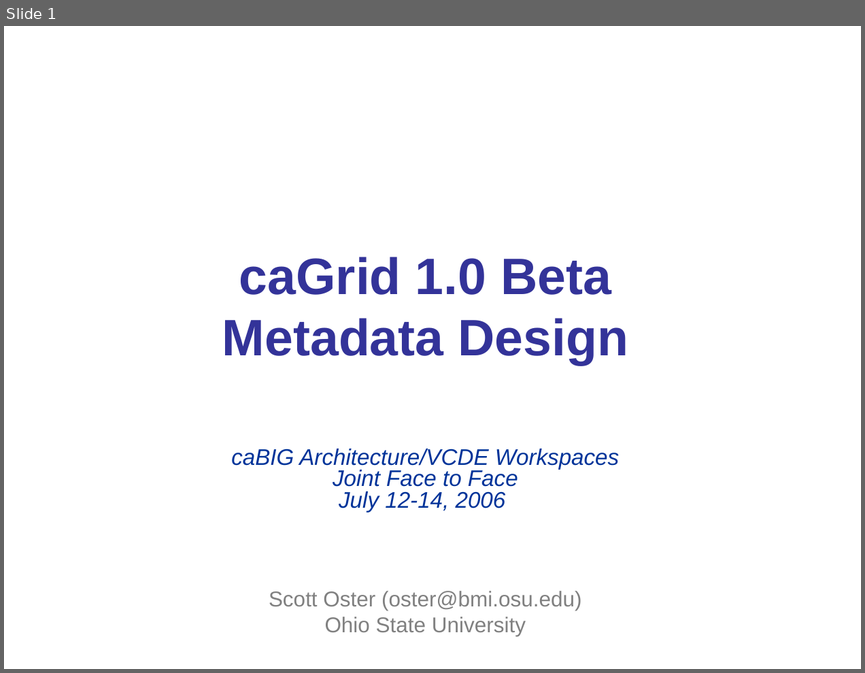
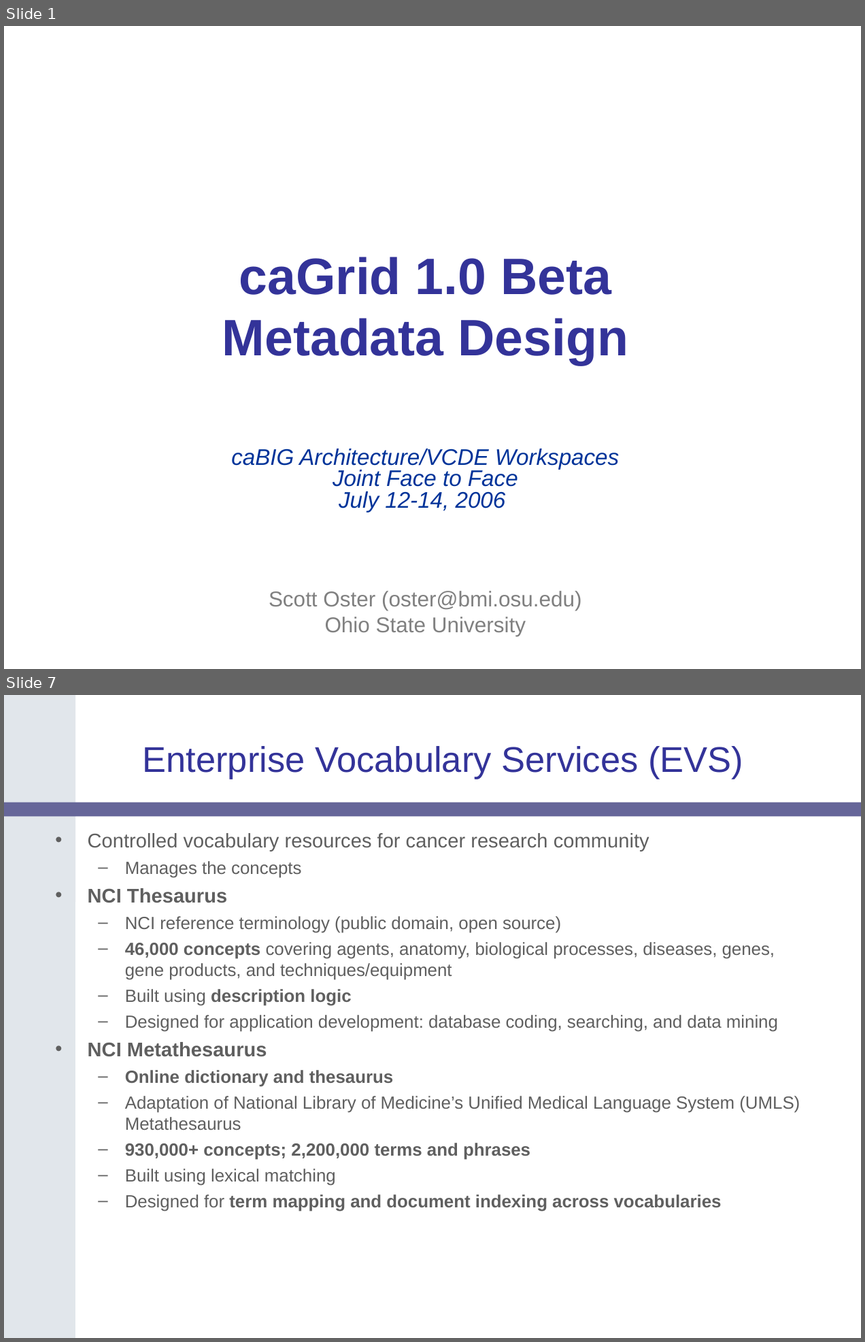
Before and after one commit to NCIP/cagrid-portal, a slide deck: cagrid-1-0/Documentation/presentations/200607_VCDE_ARCH/caGrid-1.0_Beta_Metadata.ppt. Shown one above the other, each under a label of ours: slide 1 before the commit, slides 1 and 7 after it; the slides between them are not shown. The pictures are 865x673 and 865x1342 pixels, drawn with LibreOffice and Linux fonts; fonts in the diff are those of the drawing; background and template pictures are left out. Boxes give left, top, right and bottom in pixels: in the first picture for what was removed or moved away, otherwise in the second. Text is boxed around its words. In the diff, an @@ line names an element or a change of style, - is before the commit and + after.

```diff
--- a/cagrid-1-0/Documentation/presentations/200607_VCDE_ARCH/caGrid-1.0_Beta_Metadata.ppt
+++ b/cagrid-1-0/Documentation/presentations/200607_VCDE_ARCH/caGrid-1.0_Beta_Metadata.ppt
@@ slide 7 added at bbox=[4, 695, 861, 1338], background #FFFFFF @@
@@ freeform shape added at bbox=[4, 695, 75, 1338], fill #E1E6EB @@
@@ title added at bbox=[143, 746, 743, 779], 30 pt, text #333399 @@
+Enterprise Vocabulary Services (EVS)
@@ rounded rectangle added at bbox=[4, 802, 861, 817], fill #666699 @@
@@ text added at bbox=[88, 833, 800, 1211], 14.8 pt, text #5F5F5F @@
+• Controlled vocabulary resources for cancer research community
+  – Manages the concepts
+• NCI Thesaurus
+  – NCI reference terminology (public domain, open source)
+  – 46,000 concepts covering agents, anatomy, biological processes, diseases, genes, gene products, and techniques/equipment
+  – Built using description logic
+  – Designed for application development: database coding, searching, and data mining
+• NCI Metathesaurus
+  – Online dictionary and thesaurus
+  – Adaptation of National Library of Medicine’s Unified Medical Language System (UMLS) Metathesaurus
+  – 930,000+ concepts; 2,200,000 terms and phrases
+  – Built using lexical matching
+  – Designed for term mapping and document indexing across vocabularies
```
Also in this commit, not shown: 41 other slides added, 1 slide removed.
